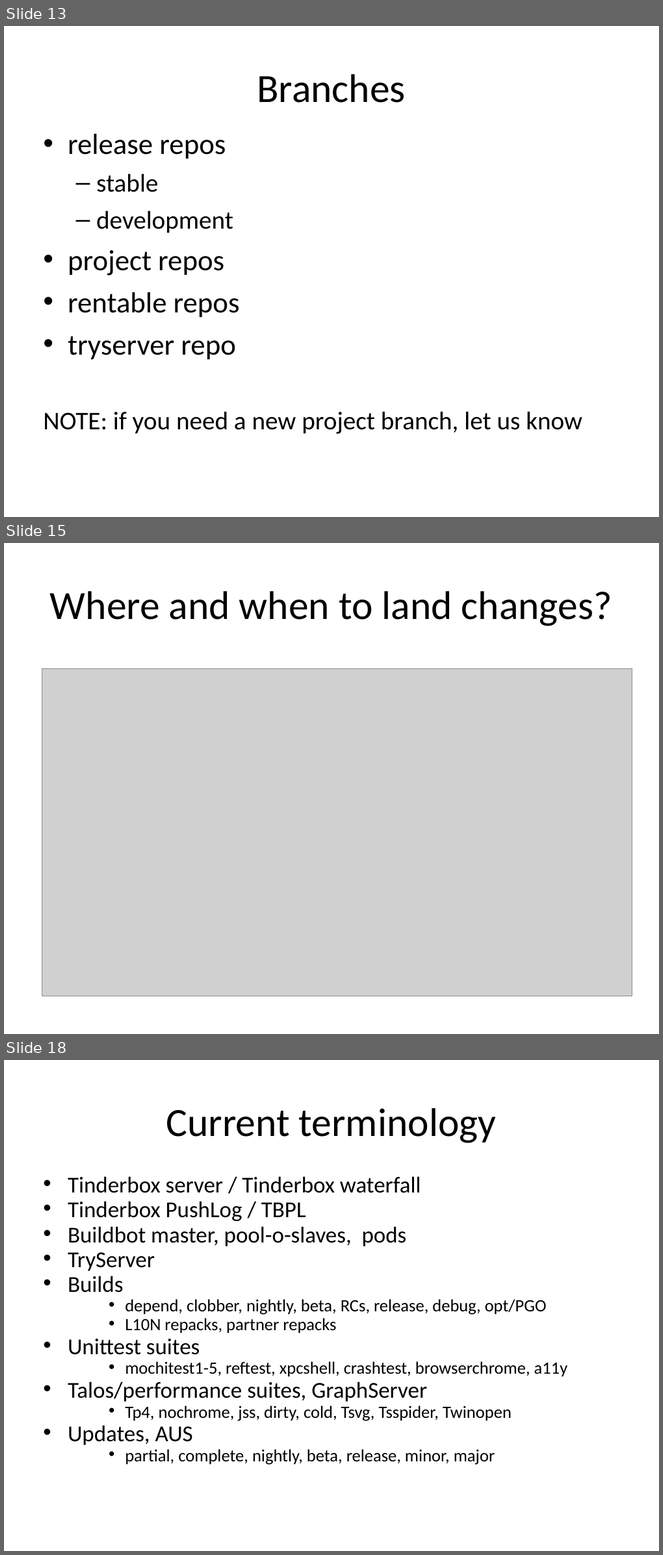
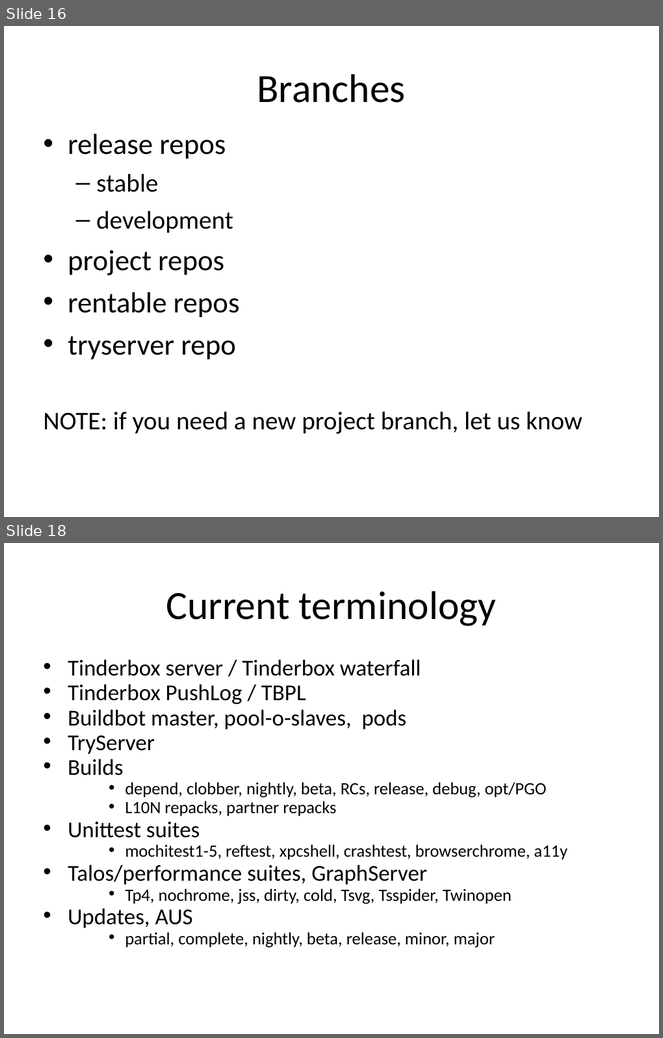
Before and after one commit to armenzg/playground, a slide deck: mozilla/slides/presentations/RelEng-newhire-brownbag-april2011.ppt. Shown one above the other, each under a label of ours: slides 13, 15 and 18 before the commit, slides 16 and 18 after it; the slides between them are not shown. The pictures are 663x1555 and 663x1038 pixels, drawn with LibreOffice and Linux fonts; fonts in the diff are those of the drawing; grey boxes stand for pictures. Boxes give left, top, right and bottom in pixels: in the first picture for what was removed or moved away, otherwise in the second. Text is boxed around its words. In the diff, an @@ line names an element or a change of style, - is before the commit and + after.

```diff
--- a/mozilla/slides/presentations/RelEng-newhire-brownbag-april2011.ppt
+++ b/mozilla/slides/presentations/RelEng-newhire-brownbag-april2011.ppt
@@ slide 15 removed at box(4, 543, 659, 1034), background #FFFFFF @@
@@ title removed at box(50, 591, 612, 626) @@
-Where and when to land changes?
@@ picture removed at box(42, 669, 633, 997) @@
@@ what was slide 13 is now slide 16 @@
```
Also in this commit, not shown: 9 slides changed, 5 slides added, 4 other slides removed.
